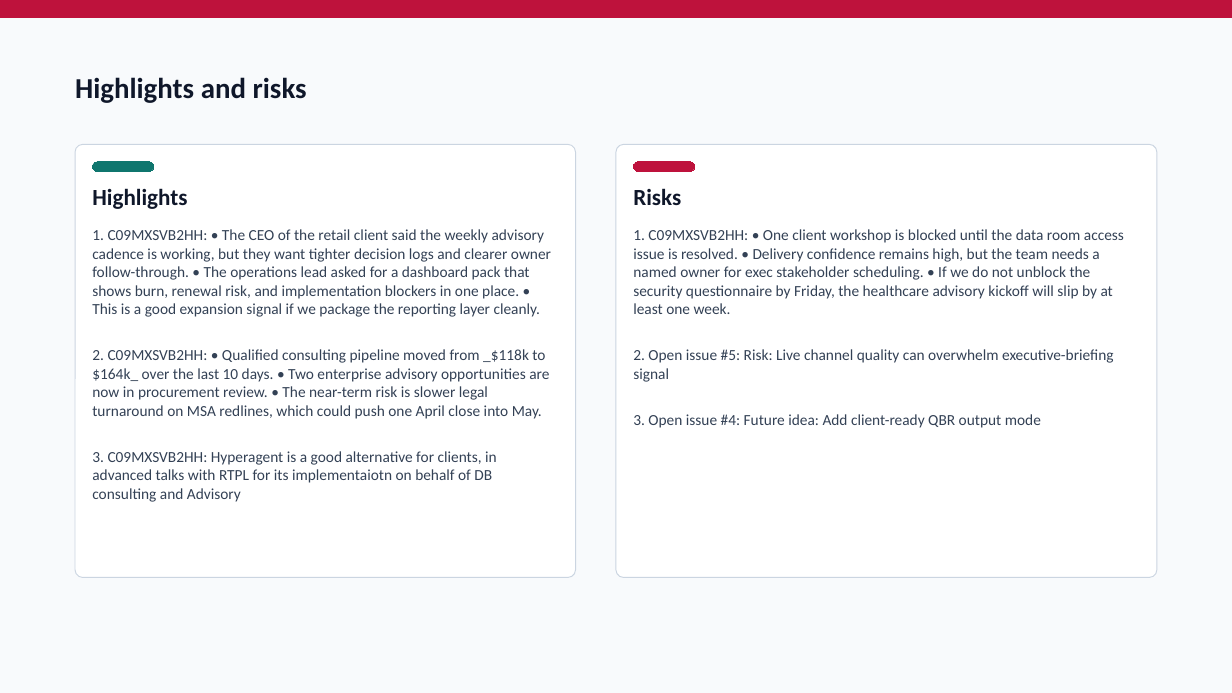
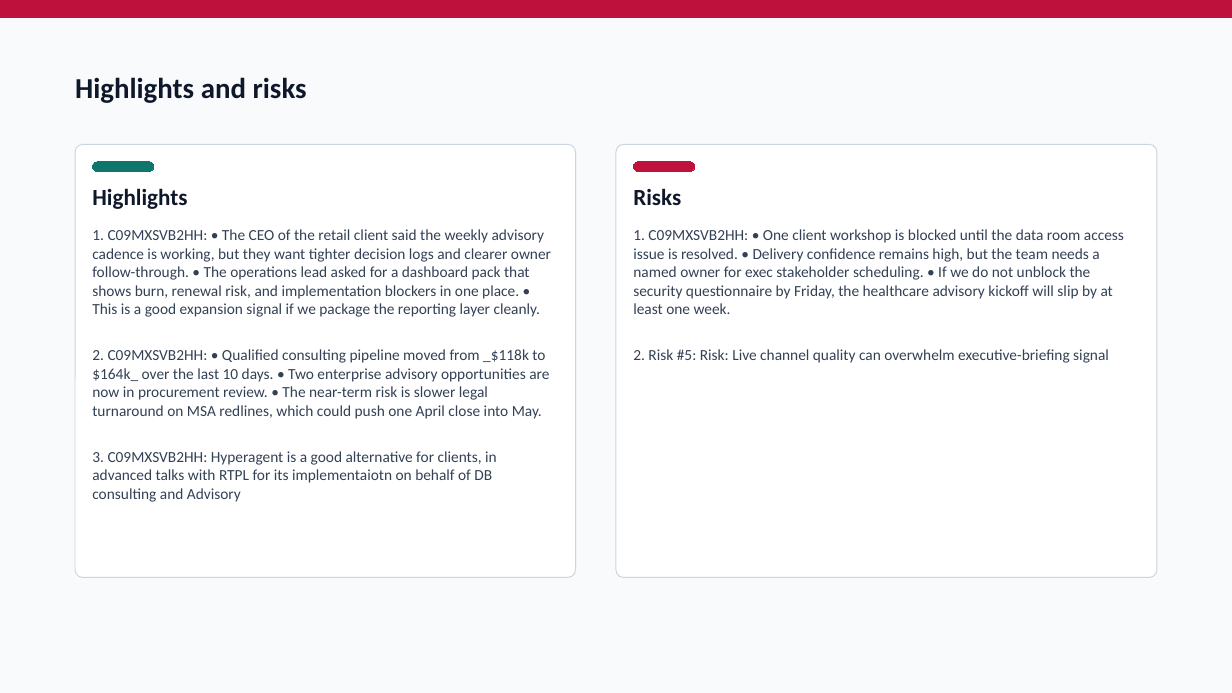
Before and after one commit to Laksh-star/codex-workflow-agents, a slide deck: slide 4 of outputs/executive-briefing-machine-demo/executive-briefing-demo.pptx. Drawn at 1232x693 pixels with LibreOffice and Linux fonts; fonts in the diff are those of the drawing. Boxes give left, top, right and bottom in pixels: in the first picture for what was removed or moved away, otherwise in the second. Text is boxed around its words. In the diff, an @@ line names an element or a change of style, - is before the commit and + after.

Commit message:
Curate final consulting demo inputs and outputs

```diff
--- a/outputs/executive-briefing-machine-demo/executive-briefing-demo.pptx
+++ b/outputs/executive-briefing-machine-demo/executive-briefing-demo.pptx
@@ text at box(633, 349, 1109, 363): text changed @@
-2. Open issue #5: Risk: Live channel quality can overwhelm executive-briefing signal
-3. Open issue #4: Future idea: Add client-ready QBR output mode
+2. Risk #5: Risk: Live channel quality can overwhelm executive-briefing signal
```
Also in this commit, not shown: 4 other slides changed, 8 other files.
